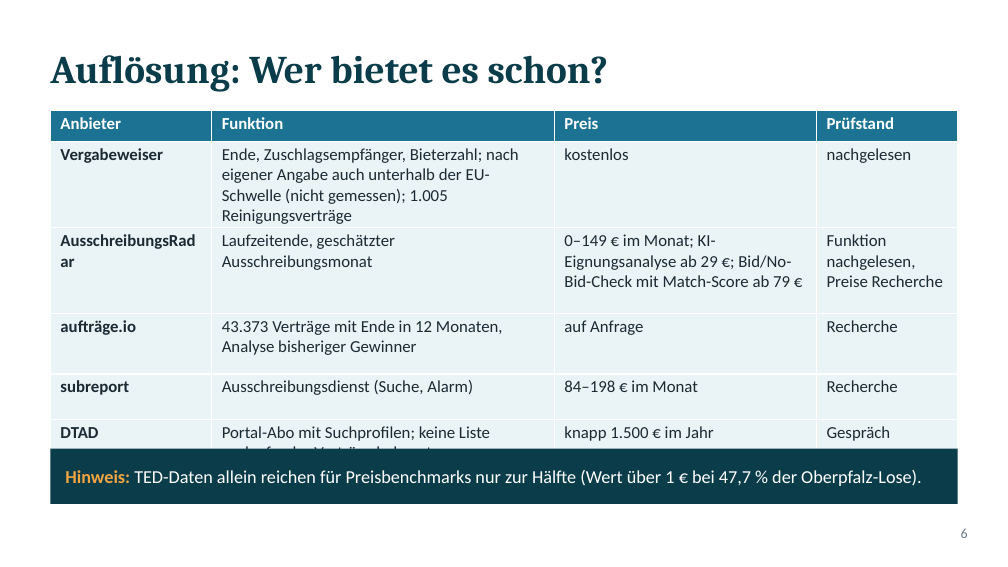
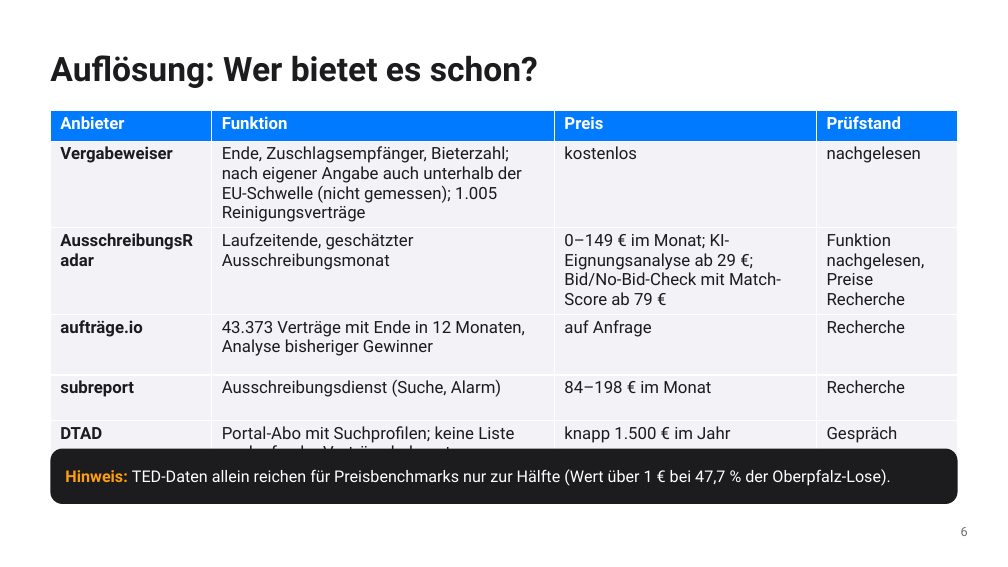
Before and after one commit to ludwigrichthammer9-web/vergabe_radar, a slide deck: slide 6 of docs/vortrag/vortrag_vergabe_radar.pptx. Drawn at 1008x567 pixels with LibreOffice and Linux fonts; fonts in the diff are those of the drawing. Boxes give left, top, right and bottom in pixels: in the first picture for what was removed or moved away, otherwise in the second. Text is boxed around its words. In the diff, an @@ line names an element or a change of style, - is before the commit and + after.

```diff
--- a/docs/vortrag/vortrag_vergabe_radar.pptx
+++ b/docs/vortrag/vortrag_vergabe_radar.pptx
@@ title "Auflösung: Wer bietet es schon?" at (50, 55, 538, 88): size 28 to 24 pt, font Cambria to Roboto, text colour #0B3C49 to #1C1C1E @@
@@ table at (50, 111, 958, 454) @@
@@ fill #1C7293 to #007AFF in row 1 @@
@@ fill #EAF3F5 to #F2F2F7 in 20 cells @@
@@ font Calibri to Roboto, text colour #1B2A33 to #1C1C1E @@
@@ rounded rectangle at (50, 449, 958, 504): rectangle to rounded rectangle; fill #0B3C49 to #1C1C1E @@
@@ text "Hinweis: TED-Daten allein reichen für ..." at (65, 469, 891, 486): size 13 to 11.5 pt, font Calibri to Roboto; text colour #F2A541 to #FF9F0A in "Hinweis:" @@
@@ text "6" at (961, 527, 968, 536): size 10 to 9 pt, font Calibri to Roboto, text colour #6C7A89 to #6E6E73 @@
```
Also in this commit, not shown: 10 other slides changed, 1 slide added, 1 slide removed, 7 other files.
